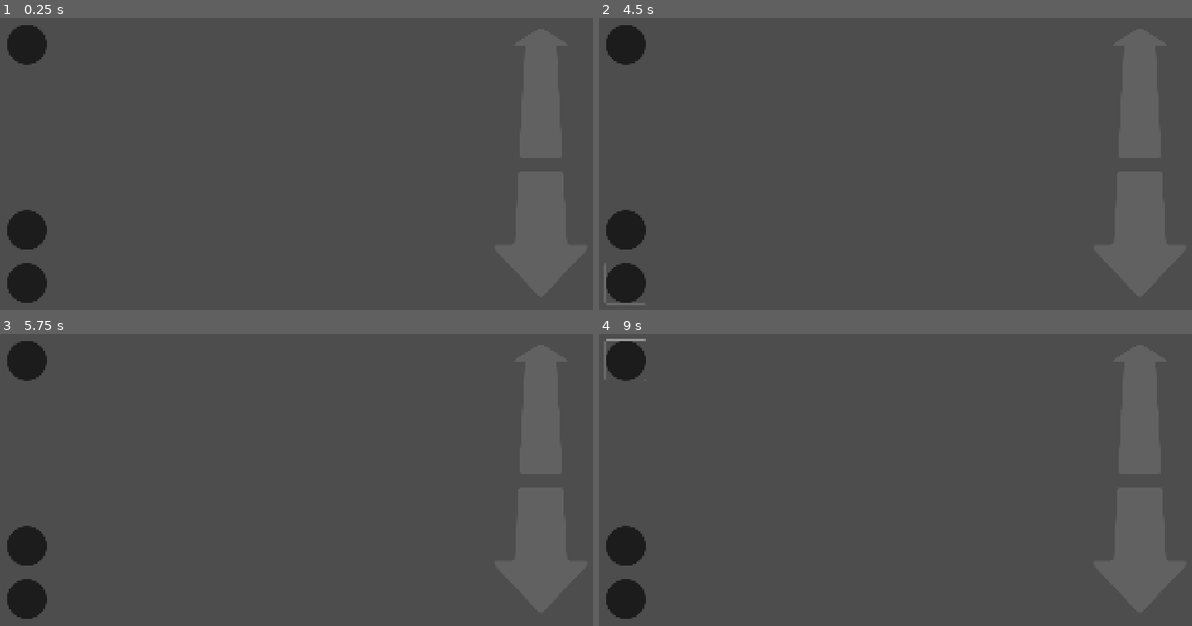
Above: before the commit, frames 1-4 (two rows, left to right).
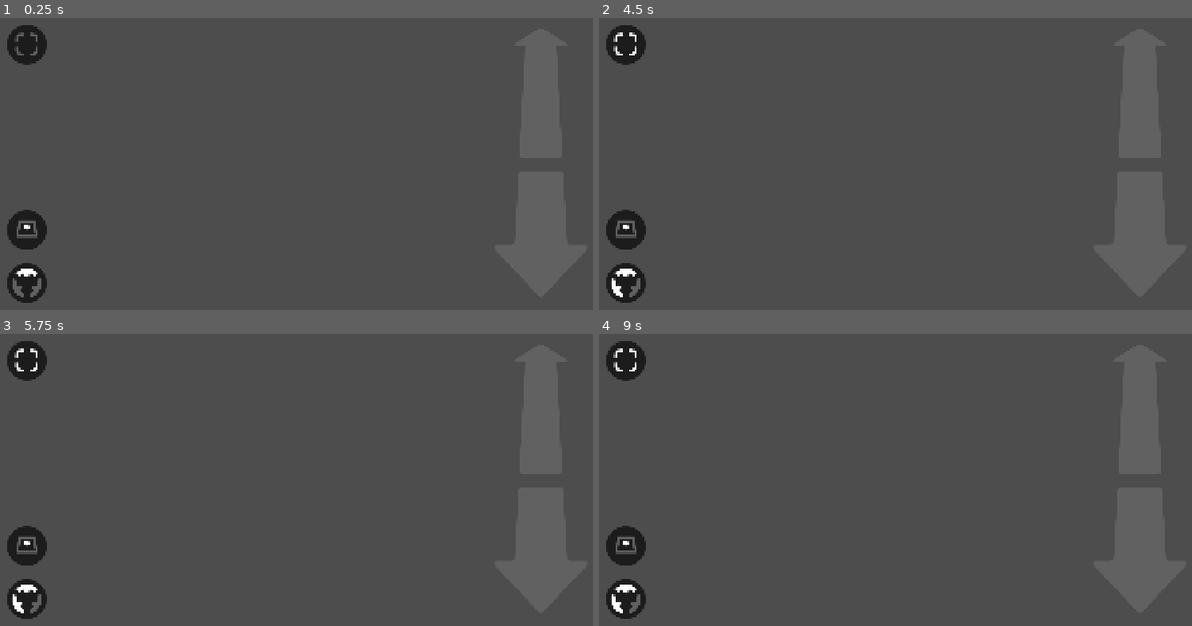
Above: after the commit, the same moments.

Repository: CantanTam/blecaco_phone
Game: Godot game, scene res://scenes/modes/car_mode.tscn
The game is run twice, just before and just after one commit, with the same random seed, the same clock (stepped at 60 frames per second) and the same inputs. This scene is started directly instead of the project's main scene.
Inputs (mouse positions are in pixels of both pictures, inside the frame that each line leads up to):
- Up to frame 1 (0.25 s): no input
- Up to frame 2 (4.5 s): click (628, 44) at 0.5 s; click (628, 283) at 1.25 s; click (628, 231) at 2.02 s; tap Enter at 2.75, 2.85, 4.25 s; move the mouse to (1049, 120) at 2.77 s; hold Up 2.78-3.5 s; click (1049, 120) at 2.92 s; tap Space at 3.02, 3.5 s; drag from (782, 155) to (877, 207) at 3.52 s; move the mouse to (972, 58) at 4.27 s; hold Up from 4.28 s (still down); tap Tab at 4.35 s
- Up to frame 3 (5.75 s): release Up at 5 s; tap Space at 5 s; drag from (278, 523) to (118, 398) at 5.02 s
- Up to frame 4 (9 s): tap Enter at 5.75, 7.35 s; move the mouse to (1103, 506) at 5.77 s; hold Down 5.78-6.5 s; tap Keypad Enter at 5.85 s; tap Space at 6.02, 6.5 s; drag from (717, 398) to (818, 363) at 6.52 s; move the mouse to (942, 453) at 7.27 s; hold Down 7.28-8 s; click (942, 453) at 7.42 s; drag from (818, 363) to (782, 471) at 8.02 s; move the mouse to (1049, 436) at 8.77 s; hold Up from 8.78 s (still down); tap Tab at 8.85 s

The runs differ from the first frame. In frame 1, 0.4% of the frame differs, in the area x 2-7%, y 4-96%; in frame 2, 0.5%; in frame 3, 0.4%; in frame 4, 0.5%, in the area x 0-8%, y 1-96%.
Error before the commit: Parse Error: Function "_on_ground_indicator_message" has the same name as a previously declared function. (res://scripts/modes/car_mode.gd:297)

Commit message:
修复重名函数 _on_ground_indicator_message（插入时复制出了两个）

Diff:
--- a/scripts/modes/car_mode.gd
+++ b/scripts/modes/car_mode.gd
@@ -290,16 +290,14 @@
 ## Blender 推送：移动中相机脚下第一个物体是否带 is_ground
 ##   变化时 → 切图标 + 闪一下（绿=有 / 红=无）
 func _on_ground_indicator_message(message: String) -> void:
-	var _d: Variant = JSON.parse_string(message)
-	if _d is Dictionary and _d.get("type") == "ground_indicator":
-		_has_surface = bool(_d.get("has_surface", false))
-
-func _on_ground_indicator_message(message: String) -> void:
 	var data: Variant = JSON.parse_string(message)
 	if not (data is Dictionary):
 		return
 	if data.get("type") != "ground_indicator":
 		return
+
+	# 相机下方是否有物体（长按 SetGround 的前置条件 ✓）
+	_has_surface = bool(data.get("has_surface", false))
 
 	var has_ground: bool = bool(data.get("has_ground", false))
 
